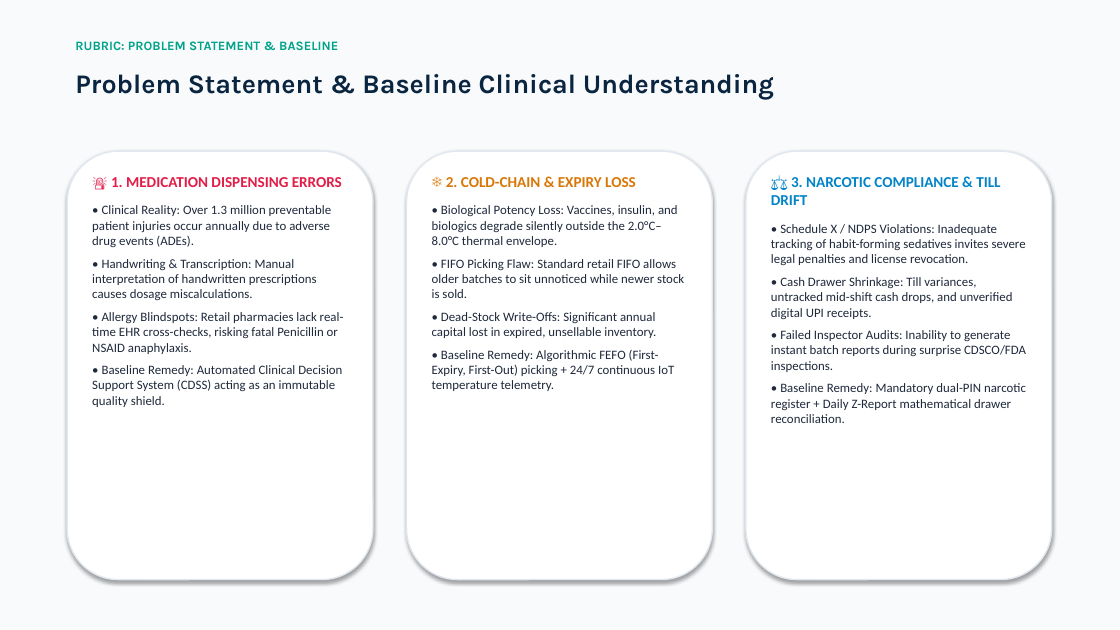
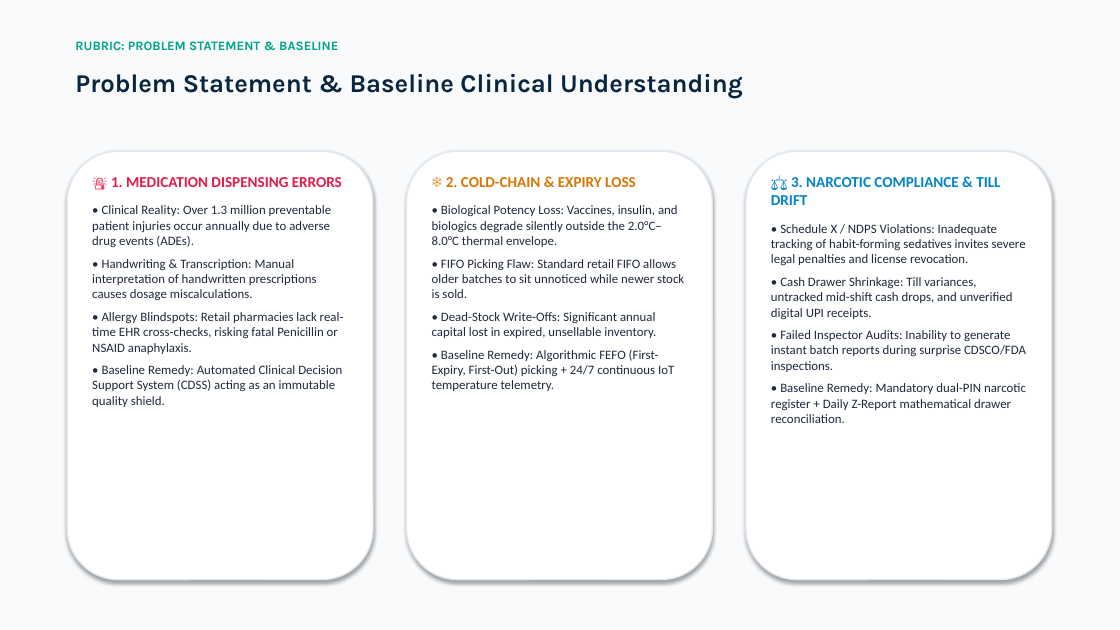
Before and after one commit to Piyush7251/Pharmacy_Management_System, a slide deck: slide 3 of AegisPharm_TQM_Presentation_Piyush_Bhatt.pptx (slide 2 before the commit). Drawn at 1120x630 pixels with LibreOffice and Linux fonts; fonts in the diff are those of the drawing. Boxes give left, top, right and bottom in pixels: in the first picture for what was removed or moved away, otherwise in the second. Text is boxed around its words. In the diff, an @@ line names an element or a change of style, - is before the commit and + after.

```diff
--- a/AegisPharm_TQM_Presentation_Piyush_Bhatt.pptx
+++ b/AegisPharm_TQM_Presentation_Piyush_Bhatt.pptx
@@ text "Problem Statement & Baseline Clinical ..." at <box>75,73,743,98</box>: size 23 to 22 pt @@
```
Also in this commit, not shown: 10 other slides changed, 6 slides added, 2 slides removed, 2 other files.
